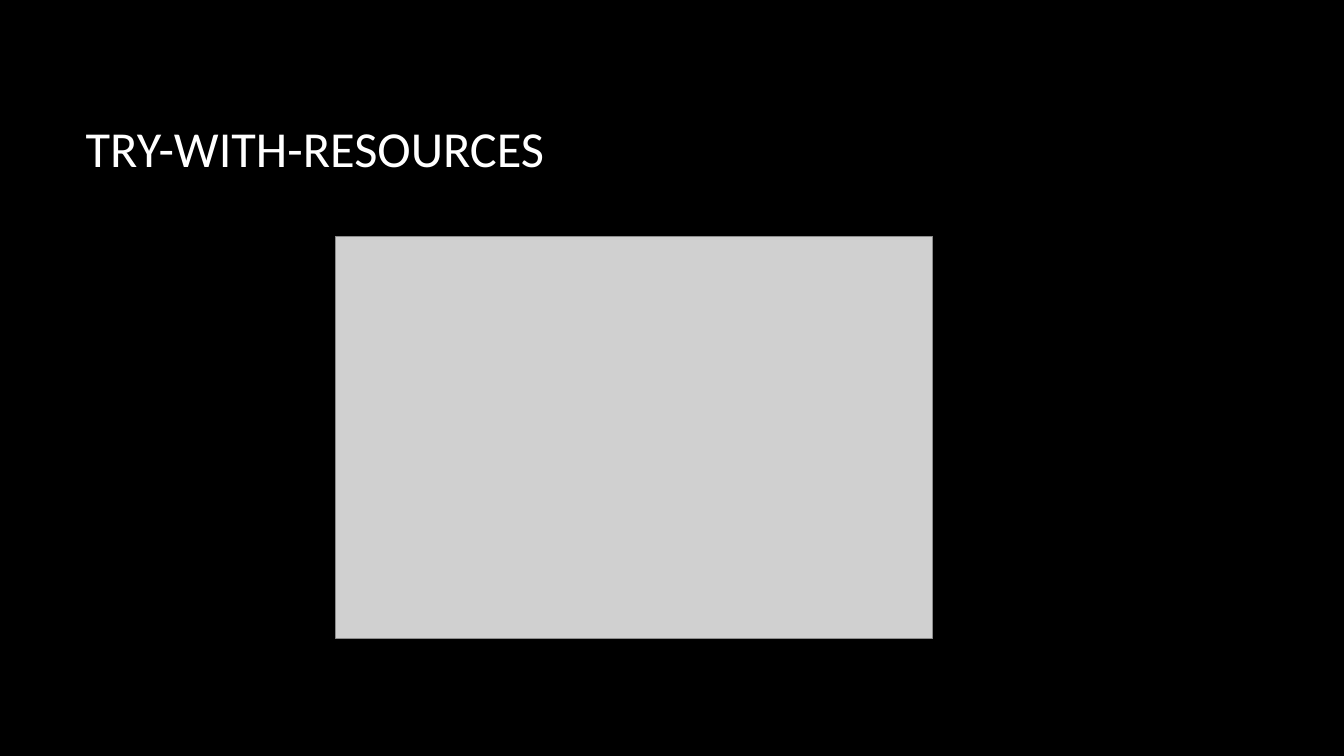
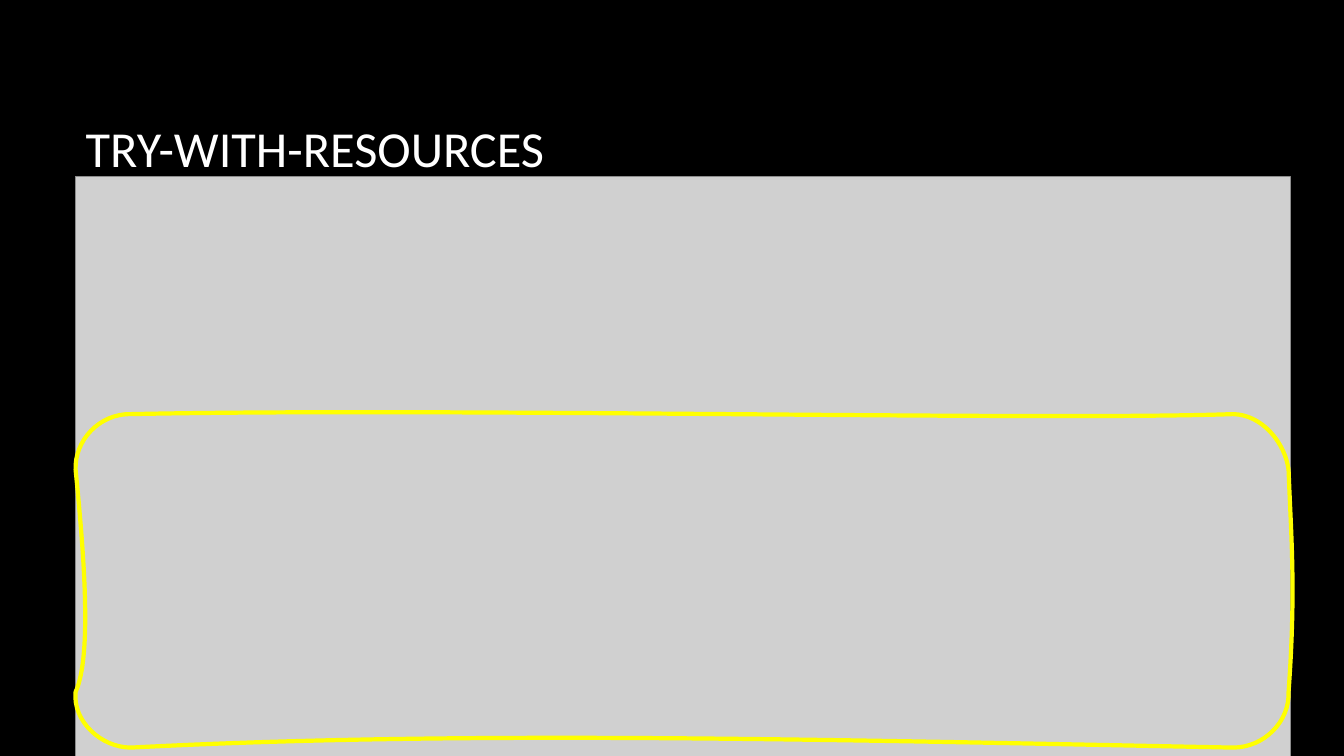
Before and after one commit to jholl4/Skillstorm-Java-Course, a slide deck: slide 7 of Assignments/bin/com/skillstorm/assignments/week6/Thursday/try-with-resources.pptx (slide 6 before the commit). Drawn at 1344x756 pixels with LibreOffice and Linux fonts; fonts in the diff are those of the drawing; grey boxes stand for pictures; background and template pictures are left out. Boxes give left, top, right and bottom in pixels: in the first picture for what was removed or moved away, otherwise in the second. Text is boxed around its words. In the diff, an @@ line names an element or a change of style, - is before the commit and + after.

```diff
--- a/Assignments/bin/com/skillstorm/assignments/week6/Thursday/try-with-resources.pptx
+++ b/Assignments/bin/com/skillstorm/assignments/week6/Thursday/try-with-resources.pptx
@@ picture resized from (x1=336, y1=236, x2=933, y2=638) to (x1=76, y1=176, x2=1291, y2=756) @@
@@ freeform shape added at (x1=76, y1=414, x2=1289, y2=748), outline #FFFF00 3 pt @@
```
Also in this commit, not shown: 3 other slides changed, 2 slides added, 12 other files.
